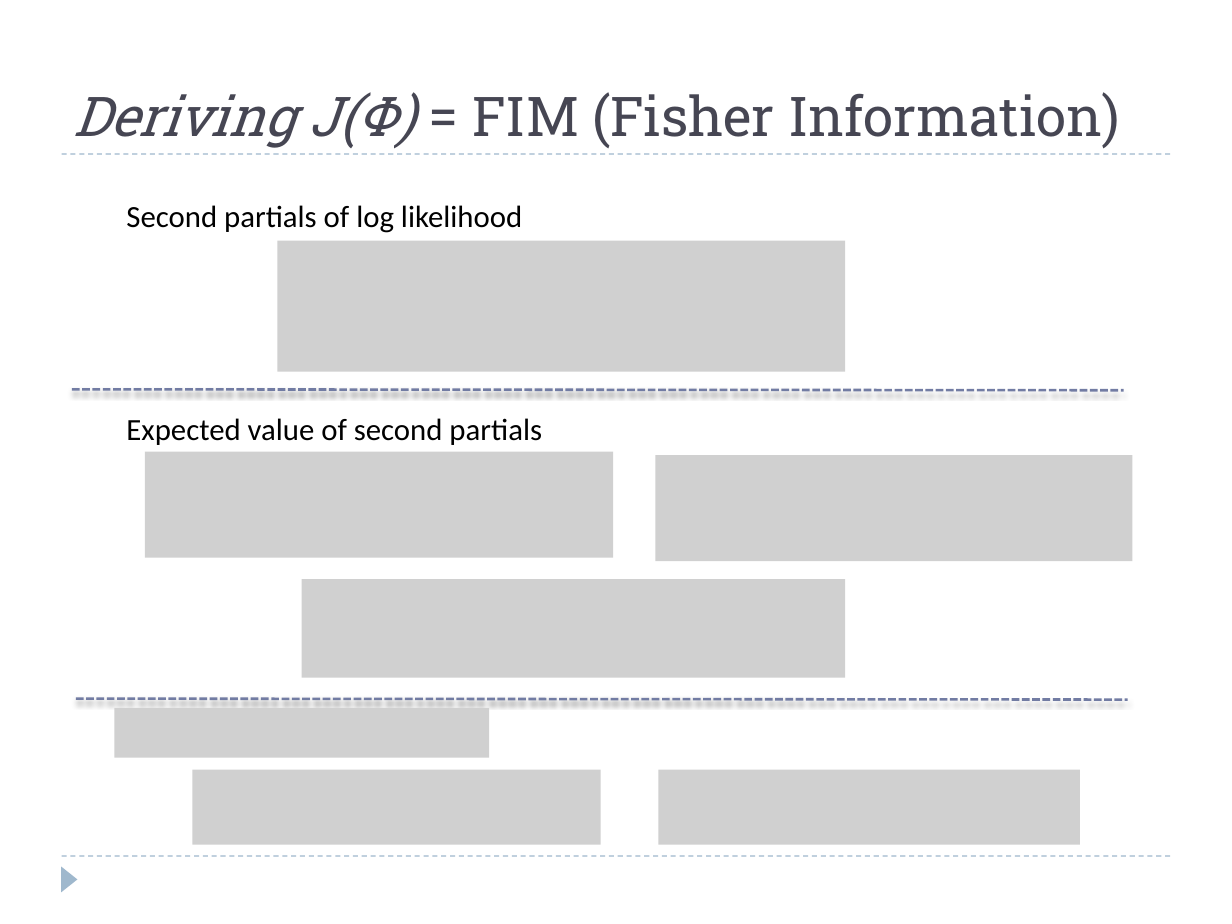
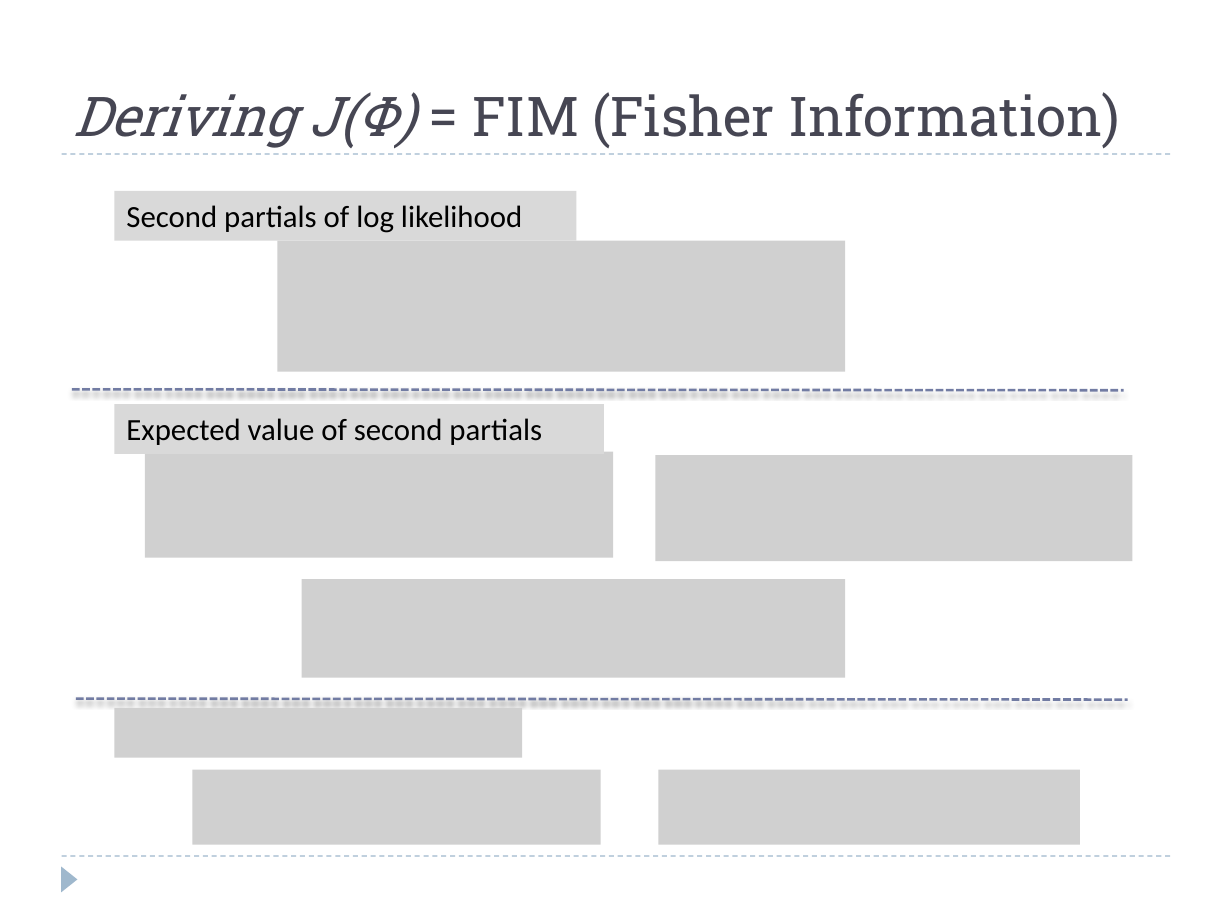
Before and after one commit to josh-gleason/CS679, a slide deck: slide 11 of Presentation/CS679Presentation2.pptx. Drawn at 1232x924 pixels with LibreOffice and Linux fonts; fonts in the diff are those of the drawing; grey boxes stand for pictures. Boxes give left, top, right and bottom in pixels: in the first picture for what was removed or moved away, otherwise in the second. Text is boxed around its words. In the diff, an @@ line names an element or a change of style, - is before the commit and + after.

```diff
--- a/Presentation/CS679Presentation2.pptx
+++ b/Presentation/CS679Presentation2.pptx
@@ rectangle "Second partials of log likelihood": place and size @@
-rectangle "Second partials of log likelihood" at box(126, 205, 522, 233)
+rectangle "Second partials of log likelihood" at box(115, 191, 577, 240)
@@ rectangle "Second partials of log likelihood" at box(115, 191, 577, 240): fill none to #D9D9D9 @@
@@ rectangle "Expected value of second partials": place and size @@
-rectangle "Expected value of second partials" at box(126, 418, 542, 445)
+rectangle "Expected value of second partials" at box(115, 404, 604, 453)
@@ rectangle "Expected value of second partials" at box(115, 404, 604, 453): fill none to #D9D9D9 @@
@@ picture: place and size @@
-picture at box(115, 708, 489, 758)
+picture at box(115, 708, 522, 758)
```
Also in this commit, not shown: 7 other slides changed.
